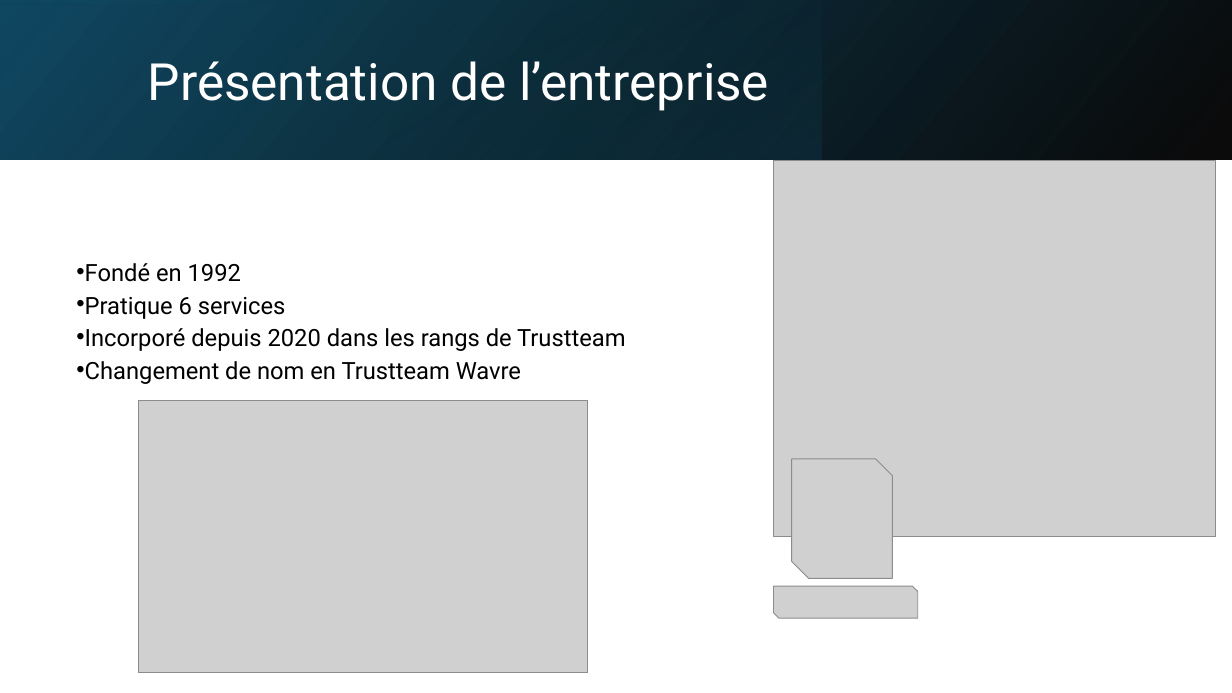
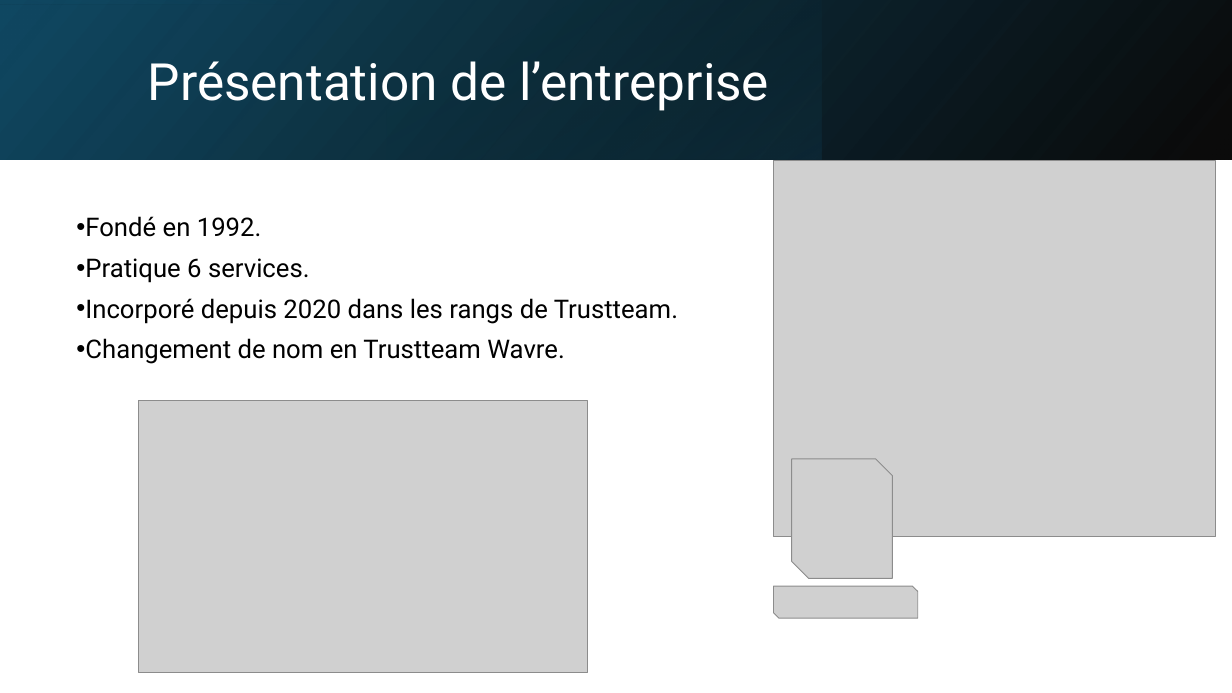
Before and after one commit to Vinc1347900/Stage_Henallux, a slide deck: slide 3 of TFE/DHAIMI_Vincent_PP_TFE.pptx. Drawn at 1232x693 pixels with LibreOffice and Linux fonts; fonts in the diff are those of the drawing; grey boxes stand for pictures. Boxes give left, top, right and bottom in pixels: in the first picture for what was removed or moved away, otherwise in the second. Text is boxed around its words. In the diff, an @@ line names an element or a change of style, - is before the commit and + after.

```diff
--- a/TFE/DHAIMI_Vincent_PP_TFE.pptx
+++ b/TFE/DHAIMI_Vincent_PP_TFE.pptx
@@ text at <box>85,216,678,364</box>: text changed; size 18.5 to 20 pt @@
-• Fondé en 1992
-• Pratique 6 services
-• Incorporé depuis 2020 dans les rangs de Trustteam
-• Changement de nom en Trustteam Wavre
+• Fondé en 1992.
+• Pratique 6 services.
+• Incorporé depuis 2020 dans les rangs de Trustteam.
+• Changement de nom en Trustteam Wavre.
```
Also in this commit, not shown: 3 other slides changed.
